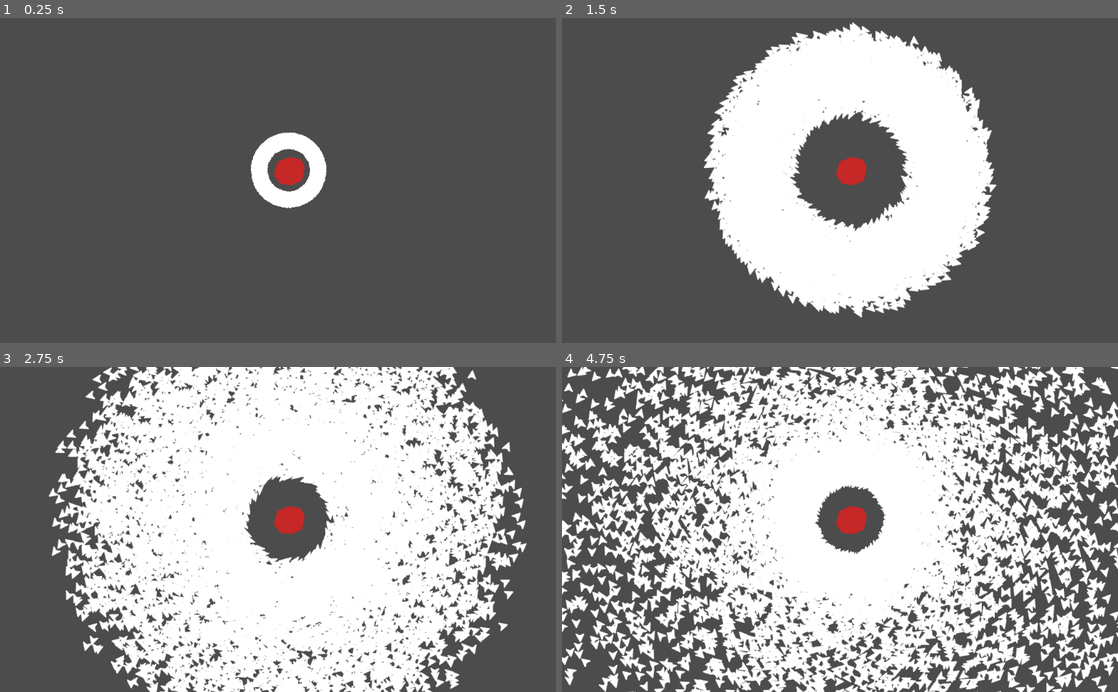
Above: before the commit, frames 1-4 (two rows, left to right).
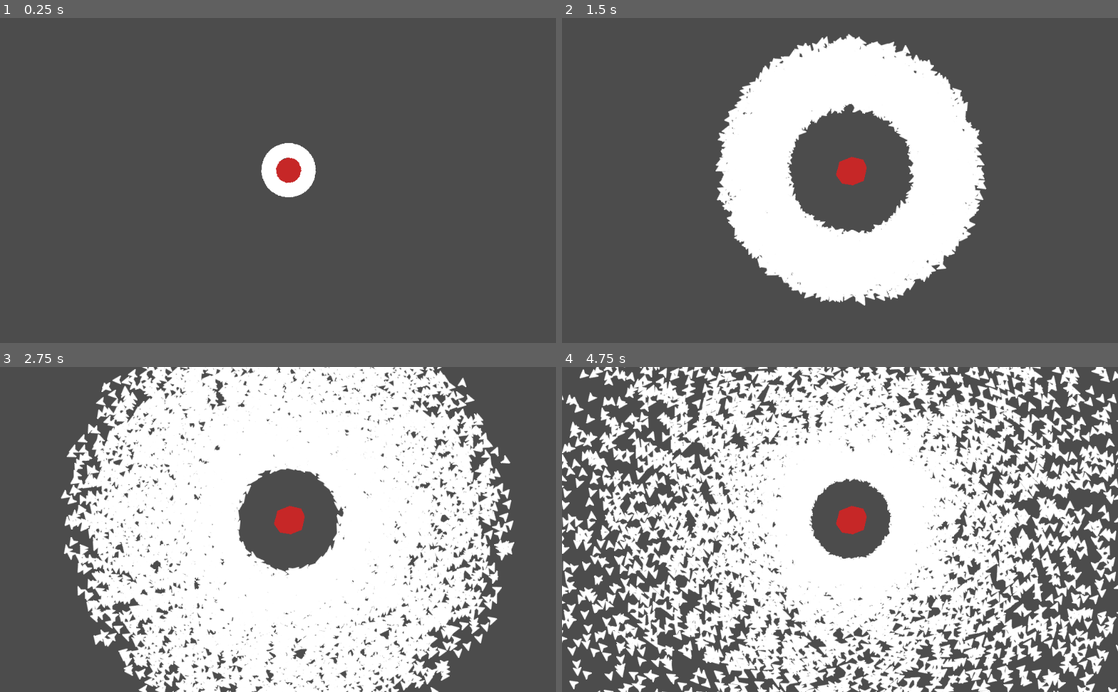
Above: after the commit, the same moments.

Repository: t-karcher/ShipTest
Game: Godot game, scene res://Main.tscn
Two runs of this game, one before a commit and one after it. Both use one fixed random seed, a clock stepped at 60 frames per second and the inputs below.
Inputs:
- Up to frame 1 (0.25 s): no input
- Up to frame 2 (1.5 s): no input
- Up to frame 3 (2.75 s): no input
- Up to frame 4 (4.75 s): no input

The runs differ from the first frame. In frame 1, 1.8% of the frame differs, in the area x 45-59%, y 35-59%; in frame 2, 7.1%; in frame 3, 23%; in frame 4, 49%, in the area x 0-100%, y 0-100%.

Commit message:
sprite centered

Diff:
--- a/Main.gd
+++ b/Main.gd
@@ -21,7 +21,7 @@
 
 		var item = VisualServer.canvas_item_create()
 		VisualServer.canvas_item_set_parent(item, get_canvas_item())
-		VisualServer.canvas_item_add_texture_rect (item, Rect2(sprite.get_size() / 2, sprite.get_size()), sprite)
+		VisualServer.canvas_item_add_texture_rect (item, Rect2(-sprite.get_size() / 2, sprite.get_size()), sprite)
 
 		ship_canvas_item.append(item)
 
